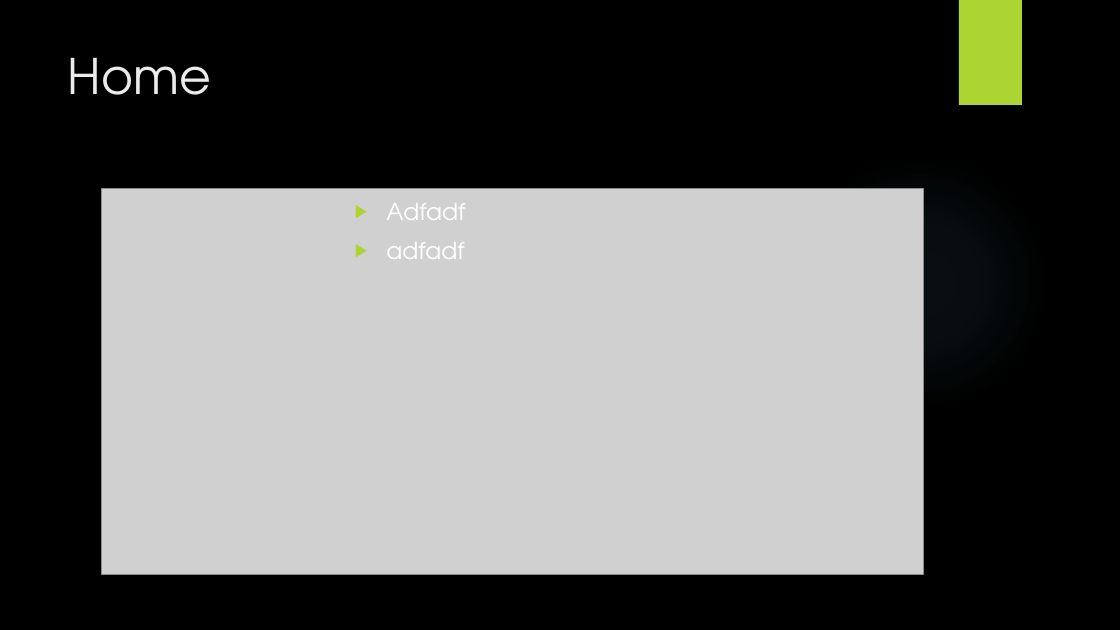
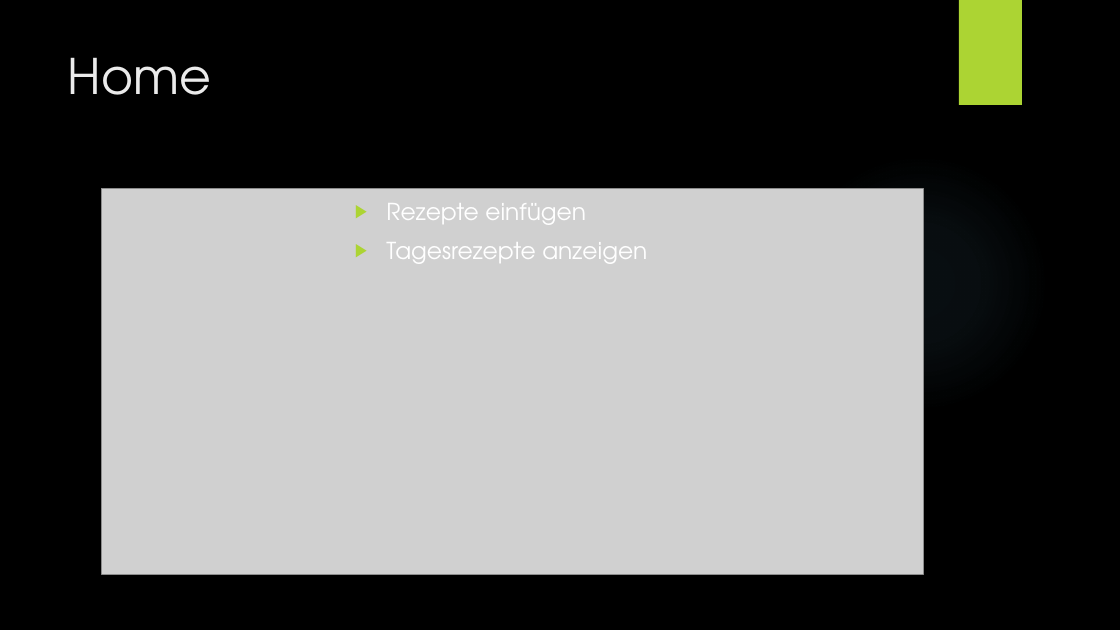
Before and after one commit to Wenja26/rezept, a slide deck: slide 4 of Rezptapp.pptx. Drawn at 1120x630 pixels with LibreOffice and Linux fonts; fonts in the diff are those of the drawing; grey boxes stand for pictures; background and template pictures are left out. Boxes give left, top, right and bottom in pixels: in the first picture for what was removed or moved away, otherwise in the second. Text is boxed around its words. In the diff, an @@ line names an element or a change of style, - is before the commit and + after.

```diff
--- a/Rezptapp.pptx
+++ b/Rezptapp.pptx
@@ text at (386, 203, 647, 264): text changed @@
-▶ Adfadf
-▶ adfadf
+▶ Rezepte einfügen
+▶ Tagesrezepte anzeigen
```
Also in this commit, not shown: 5 other slides changed, 3 slides added.
